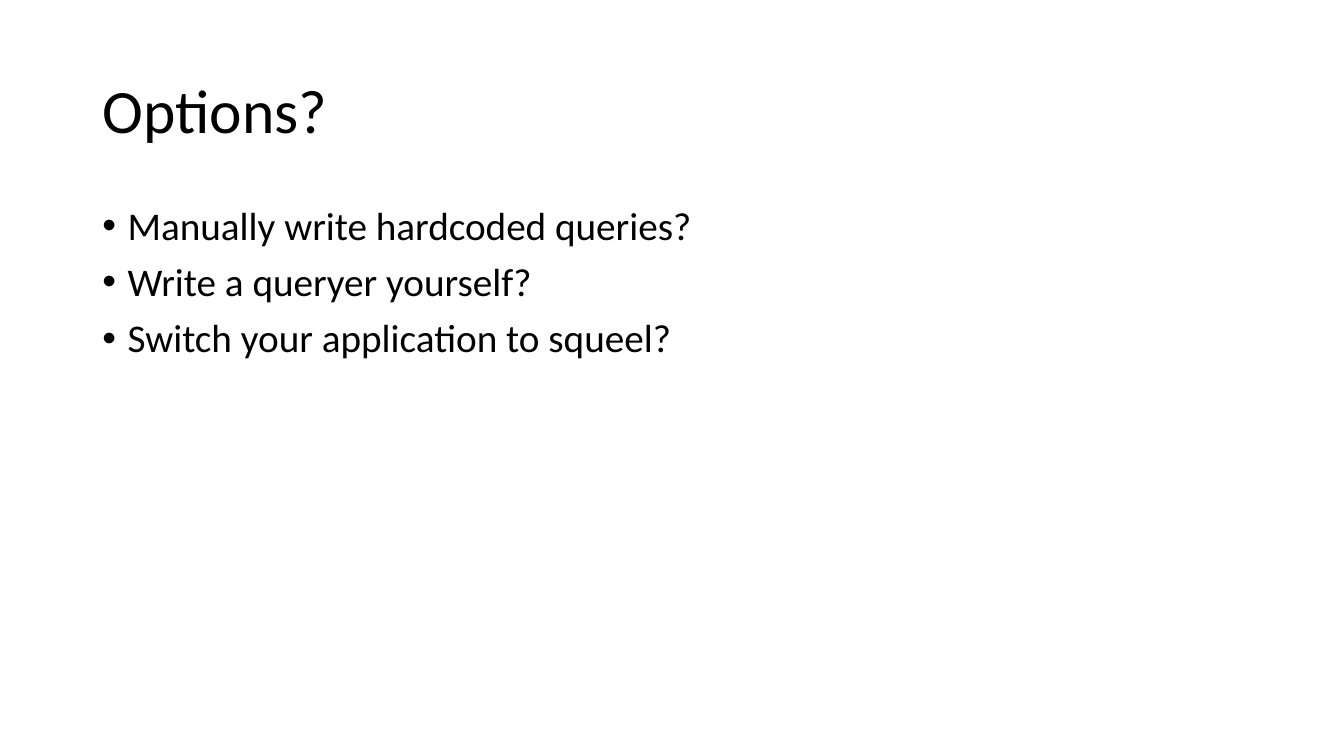
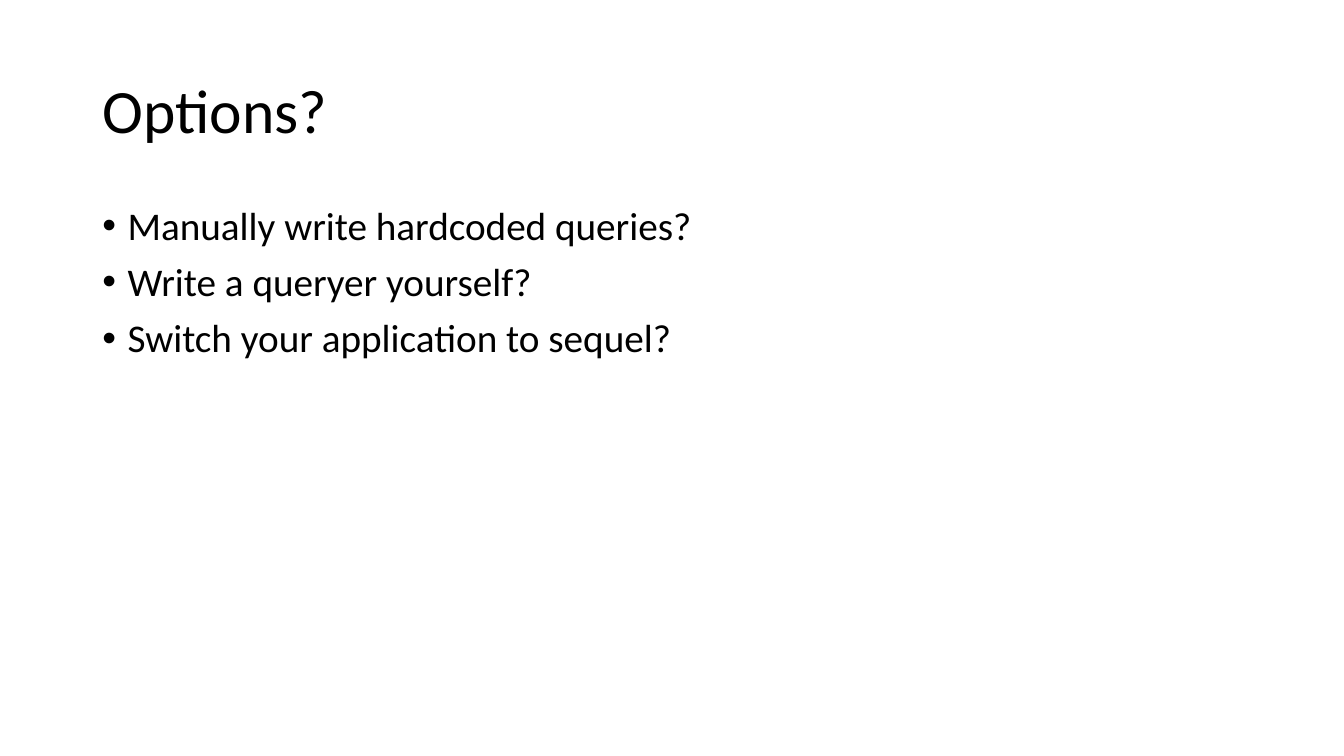
Before and after one commit to t27duck/showandtell, a slide deck: slide 25 of presentations/railsconf/2017/reporting_on_rails.pptx. Drawn at 1344x756 pixels with LibreOffice and Linux fonts; fonts in the diff are those of the drawing. Boxes give left, top, right and bottom in pixels: in the first picture for what was removed or moved away, otherwise in the second. Text is boxed around its words. In the diff, an @@ line names an element or a change of style, - is before the commit and + after.

```diff
--- a/presentations/railsconf/2017/reporting_on_rails.pptx
+++ b/presentations/railsconf/2017/reporting_on_rails.pptx
@@ text at bbox=[128, 324, 671, 359]: text changed @@
-• Switch your application to squeel?
+• Switch your application to sequel?
```
Also in this commit, not shown: 1 other file.
